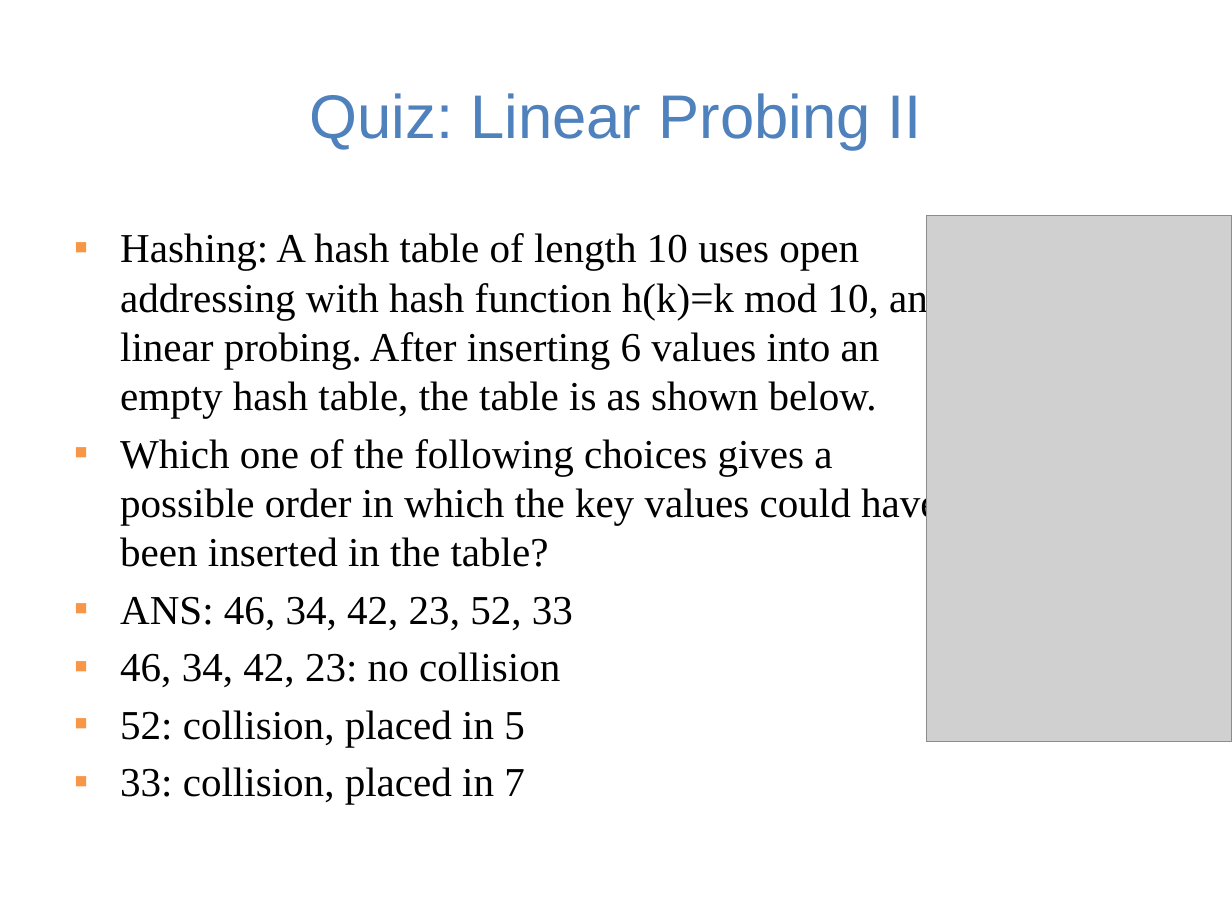
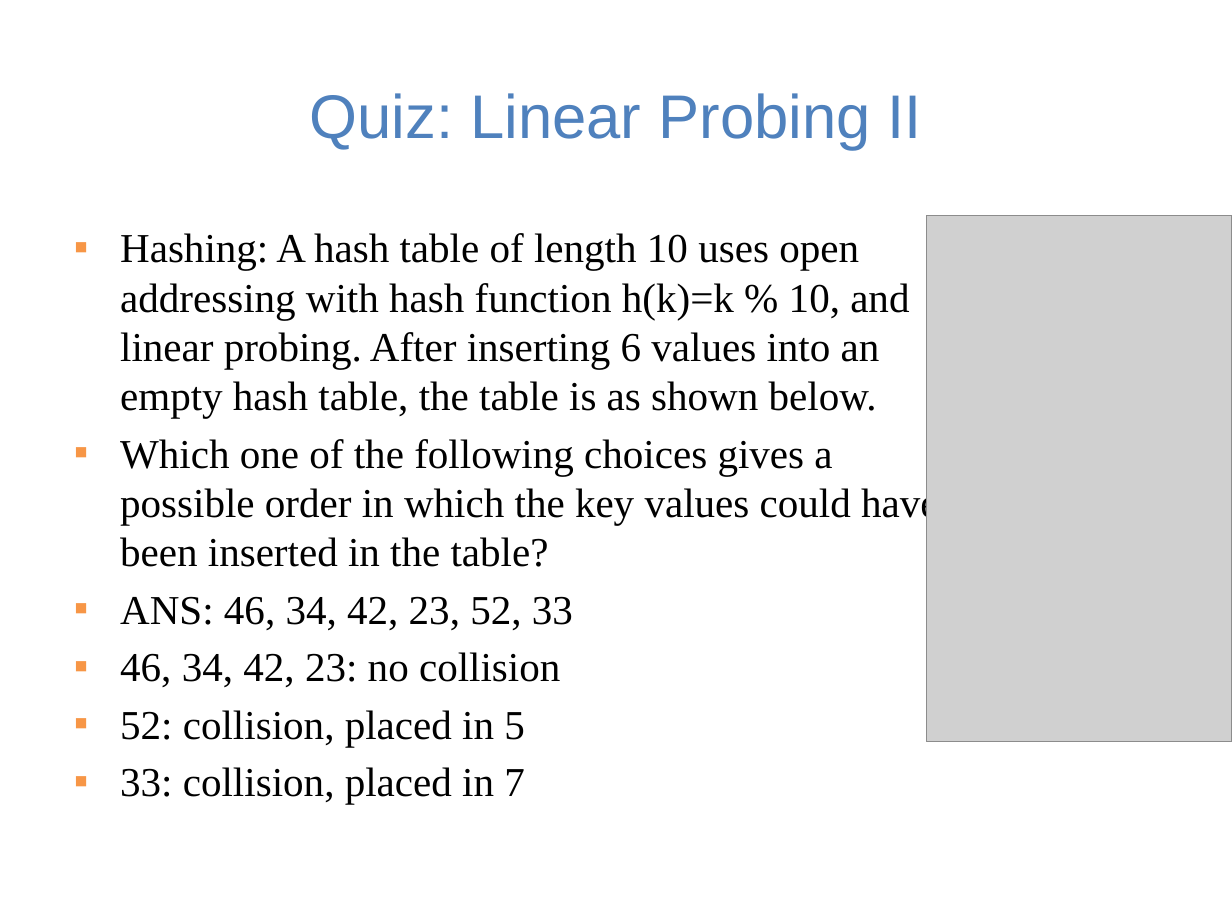
Before and after one commit to guhofstra/CSC111Fa25, a slide deck: slide 4 of PPTs/Lecture 7-hash table exercises ANS.pptx. Drawn at 1232x924 pixels with LibreOffice and Linux fonts; fonts in the diff are those of the drawing; grey boxes stand for pictures. Boxes give left, top, right and bottom in pixels: in the first picture for what was removed or moved away, otherwise in the second. Text is boxed around its words. In the diff, an @@ line names an element or a change of style, - is before the commit and + after.

```diff
--- a/PPTs/Lecture 7-hash table exercises ANS.pptx
+++ b/PPTs/Lecture 7-hash table exercises ANS.pptx
@@ text at (x1=120, y1=233, x2=909, y2=418): text changed @@
-▪ Hashing: A hash table of length 10 uses open addressing with hash function h(k)=k mod 10, and linear probing. After inserting 6 values into an empty hash table, the table is as shown below.
+▪ Hashing: A hash table of length 10 uses open addressing with hash function h(k)=k % 10, and linear probing. After inserting 6 values into an empty hash table, the table is as shown below.
```
Also in this commit, not shown: 3 other slides changed, 5 slides added, 4 other files.
